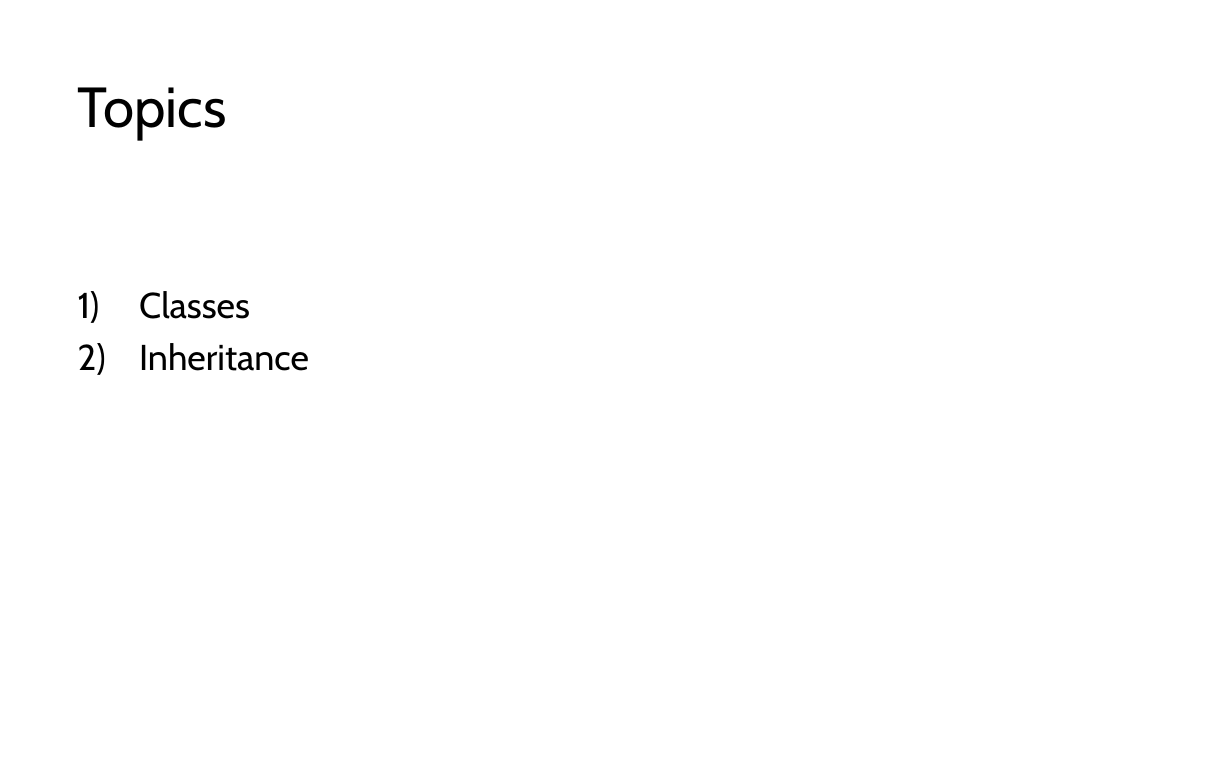
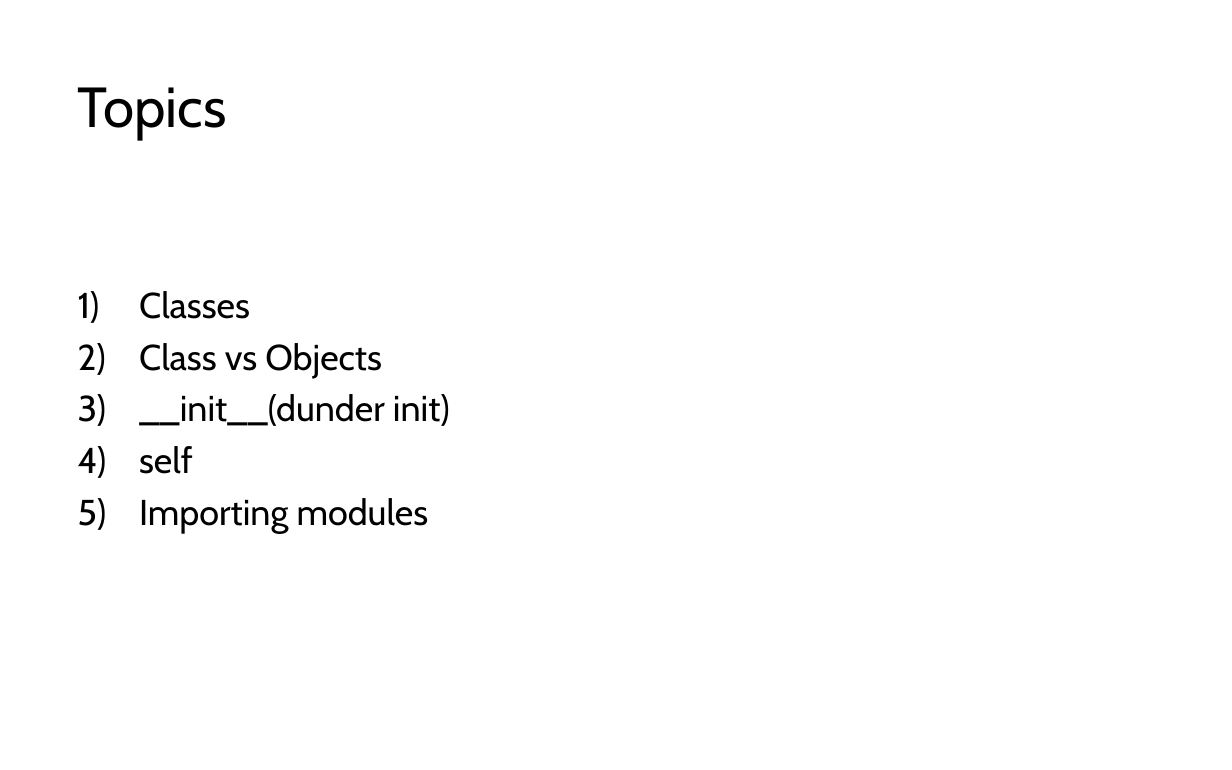
Before and after one commit to LongBaoNguyen/longbaonguyen.github.io, a slide deck: slide 2 of courses/apcsp/lect9.pptx. Drawn at 1232x770 pixels with LibreOffice and Linux fonts; fonts in the diff are those of the drawing. Boxes give left, top, right and bottom in pixels: in the first picture for what was removed or moved away, otherwise in the second. Text is boxed around its words. In the diff, an @@ line names an element or a change of style, - is before the commit and + after.

```diff
--- a/courses/apcsp/lect9.pptx
+++ b/courses/apcsp/lect9.pptx
@@ text at (139, 343, 450, 533): text changed @@
-2) Inheritance
+2) Class vs Objects
+3) __init__(dunder init)
+4) self
+5) Importing modules
```
Also in this commit, not shown: 11 other slides changed, 12 slides added, 7 slides removed, 10 other files.
